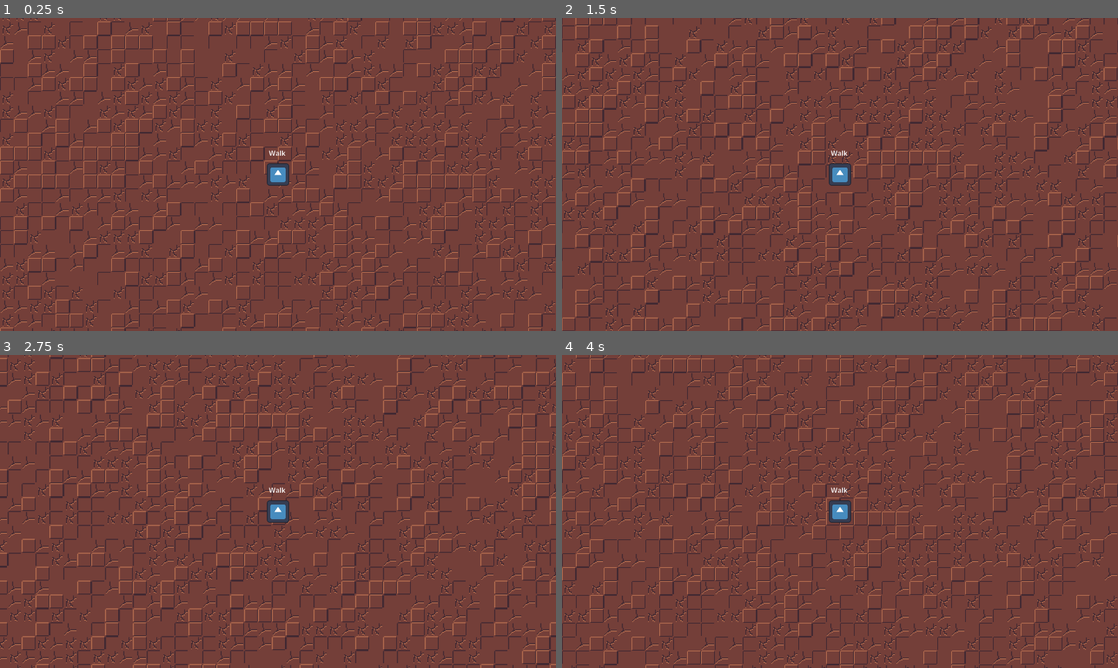
Above: before the commit, frames 1-4 (two rows, left to right).
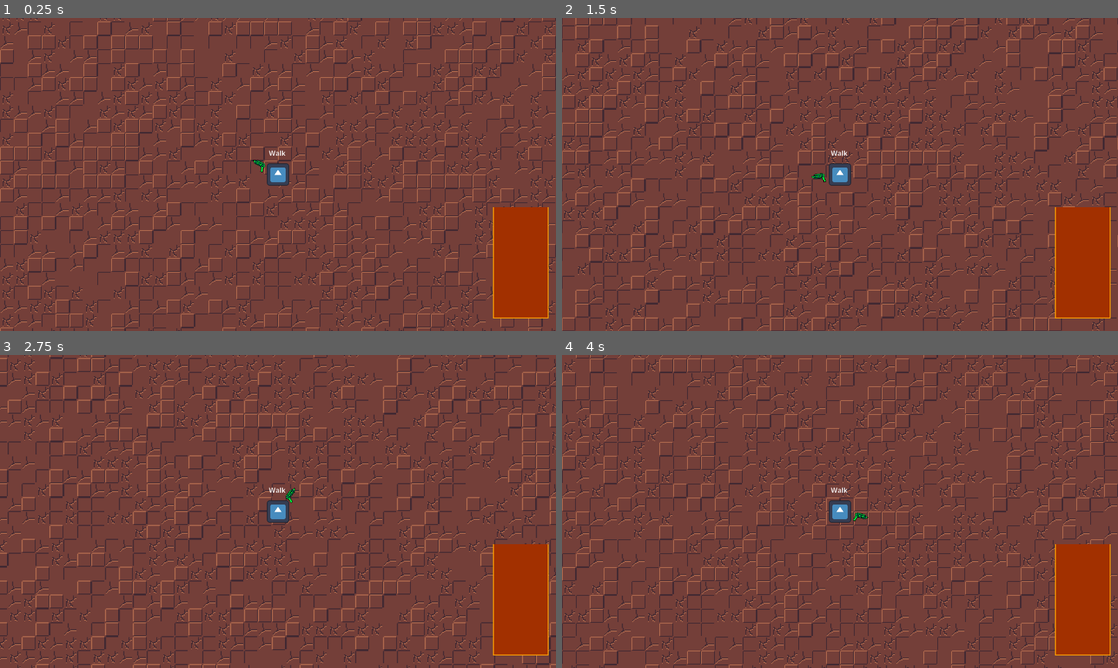
Above: after the commit, the same moments.

Repository: DinoStarBros/GWJ93Bounty
Game: Godot game, scene res://Screens/PrototypeScene/prototype_scene.tscn
Same seed, same stepped clock (60 frames per second), same inputs: the game is played once before the commit and once after it. The engine's default icon, where the game draws it, is replaced by a stand-in: a white triangle on a blue panel in a dark square.
Inputs (mouse positions are in pixels of both pictures, inside the frame that each line leads up to):
- Up to frame 1 (0.25 s): no input
- Up to frame 2 (1.5 s): tap Enter at 0.5 s; move the mouse to (962, 158) at 0.52 s; hold D (Right) 0.53-1.28 s; move the mouse to (728, 190) at 1.27 s; hold S (Down) from 1.28 s (still down)
- Up to frame 3 (2.75 s): move the mouse to (333, 442) at 2.02 s; release S (Down) at 2.03 s; hold D (Right) from 2.03 s (still down)
- Up to frame 4 (4 s): move the mouse to (812, 574) at 2.77 s; release D (Right) at 2.78 s; hold W (Up) 2.78-3.53 s; move the mouse to (1006, 558) at 3.52 s; hold A (Left) from 3.53 s (still down)

The runs differ from the first frame. In frame 1, 3.6% of the frame differs, in the area x 45-99%, y 45-96%; in frame 2, 3.6%; in frame 3, 3.6%; in frame 4, 3.6%.

Commit message:
Blunderbuss & barrel
Also prep for suckable items

Diff:
--- /dev/null
+++ b/Entities/Player/blunderbuss_pivot.gd
@@ -0,0 +1,12 @@
+extends Node2D
+class_name BlunderbussPivot
+
+@onready var blunderbuss: Blunderbuss = %Blunderbuss
+
+func _process(delta: float) -> void:
+	look_at(get_global_mouse_position())
+	_blunder_sprite_flip_handle()
+
+func _blunder_sprite_flip_handle() -> void:
+	rotation = wrapf(rotation, 0, 2 * PI)
+	blunderbuss.sprite.flip_v = cos(rotation) < 0
--- a/Entities/Player/player.tscn
+++ b/Entities/Player/player.tscn
@@ -3,11 +3,13 @@
 [ext_resource type="Script" uid="uid://c1que8cmoq0i2" path="res://Entities/Player/player.gd" id="1_mv1ah"]
 [ext_resource type="Texture2D" uid="uid://d1yx87uivcgwh" path="res://icon.svg" id="2_3uyv8"]
 [ext_resource type="PackedScene" uid="uid://bsoye2yyku5pv" path="res://Scenes/Blunderbuss/blunderbuss.tscn" id="2_7a1se"]
+[ext_resource type="Script" uid="uid://b230bd85ma31m" path="res://Entities/Player/blunderbuss_pivot.gd" id="2_lub02"]
 [ext_resource type="Script" uid="uid://ckie5yb7vinvr" path="res://Entities/Player/pause.gd" id="3_lu8i8"]
 [ext_resource type="PackedScene" uid="uid://bqrd0srtdaksn" path="res://SettingsMenu/settings_menu.tscn" id="4_tekja"]
 [ext_resource type="Script" uid="uid://bmw1g77w8quh3" path="res://Entities/Player/gui.gd" id="5_01a4e"]
 [ext_resource type="Script" uid="uid://cq31qgpvffhy8" path="res://StateMachineStuff/state_machine.gd" id="5_5c2io"]
 [ext_resource type="Script" uid="uid://d314fuml6xowm" path="res://Entities/Player/PlrStates/walk.gd" id="6_4wf4l"]
+[ext_resource type="PackedScene" uid="uid://c6a7j2y4xhkik" path="res://Scenes/Barrel/barrel.tscn" id="8_x1y6q"]
 
 [sub_resource type="RectangleShape2D" id="RectangleShape2D_3uyv8"]
 size = Vector2(40, 40)
@@ -15,7 +17,11 @@
 [node name="Player" type="CharacterBody2D" unique_id=950942093]
 script = ExtResource("1_mv1ah")
 
-[node name="Blunderbuss" parent="." unique_id=1936563938 instance=ExtResource("2_7a1se")]
+[node name="BlunderbussPivot" type="Node2D" parent="." unique_id=58030563]
+script = ExtResource("2_lub02")
+
+[node name="Blunderbuss" parent="BlunderbussPivot" unique_id=1936563938 instance=ExtResource("2_7a1se")]
+unique_name_in_owner = true
 
 [node name="Camera2D" type="Camera2D" parent="." unique_id=518362314]
 
@@ -35,6 +41,9 @@
 [node name="GUI" type="CanvasLayer" parent="." unique_id=191320254]
 script = ExtResource("5_01a4e")
 
+[node name="Barrel" parent="GUI" unique_id=536368689 instance=ExtResource("8_x1y6q")]
+position = Vector2(1199, 563)
+
 [node name="Label" type="Label" parent="." unique_id=902025439]
 offset_left = -21.0
 offset_top = -61.0
--- /dev/null
+++ b/Scenes/Barrel/barrel.gd
@@ -0,0 +1,2 @@
+extends Node2D
+class_name Barrel
--- /dev/null
+++ b/Scenes/Barrel/barrel.tscn
@@ -0,0 +1,11 @@
+[gd_scene format=3 uid="uid://c6a7j2y4xhkik"]
+
+[ext_resource type="Texture2D" uid="uid://ycsdb3tkt56p" path="res://Art/Buss/barellproto.png" id="1_hpg1d"]
+[ext_resource type="Script" uid="uid://cupann24jybyr" path="res://Scenes/Barrel/barrel.gd" id="1_opngn"]
+
+[node name="Barrel" type="Node2D" unique_id=536368689]
+script = ExtResource("1_opngn")
+
+[node name="Barellproto" type="Sprite2D" parent="." unique_id=837294187]
+scale = Vector2(2, 2)
+texture = ExtResource("1_hpg1d")
--- a/Scenes/Blunderbuss/blunderbuss.gd
+++ b/Scenes/Blunderbuss/blunderbuss.gd
@@ -1,2 +1,4 @@
 extends Node2D
 class_name Blunderbuss
+
+@onready var sprite: Sprite2D = %PeaGun
--- a/Scenes/Blunderbuss/blunderbuss.tscn
+++ b/Scenes/Blunderbuss/blunderbuss.tscn
@@ -1,6 +1,13 @@
 [gd_scene format=3 uid="uid://bsoye2yyku5pv"]
 
 [ext_resource type="Script" uid="uid://ce7nwccdvxrp3" path="res://Scenes/Blunderbuss/blunderbuss.gd" id="1_1n76p"]
+[ext_resource type="Texture2D" uid="uid://dpjad0so3ay4a" path="res://Art/Placeholder/PeaGun.png" id="2_ue752"]
 
 [node name="Blunderbuss" type="Node2D" unique_id=1936563938]
 script = ExtResource("1_1n76p")
+
+[node name="PeaGun" type="Sprite2D" parent="." unique_id=670557191]
+unique_name_in_owner = true
+position = Vector2(50, 0)
+scale = Vector2(0.5, 0.5)
+texture = ExtResource("2_ue752")
--- /dev/null
+++ b/SuckableItems/suckable_item_class.gd
@@ -0,0 +1,5 @@
+extends Node2D
+## Parent class for suckable items
+class_name SuckableItem
+
+@export var item_resource : SuckableItemResource
--- /dev/null
+++ b/SuckableItems/suckable_item_resource.gd
@@ -0,0 +1,2 @@
+extends Resource
+class_name SuckableItemResource
Not shown, added: Entities/Player/blunderbuss_pivot.gd.uid
Not shown, added: Scenes/Barrel/barrel.gd.uid
Not shown, added: SuckableItems/suckable_item_class.gd.uid
Not shown, added: SuckableItems/suckable_item_resource.gd.uid
